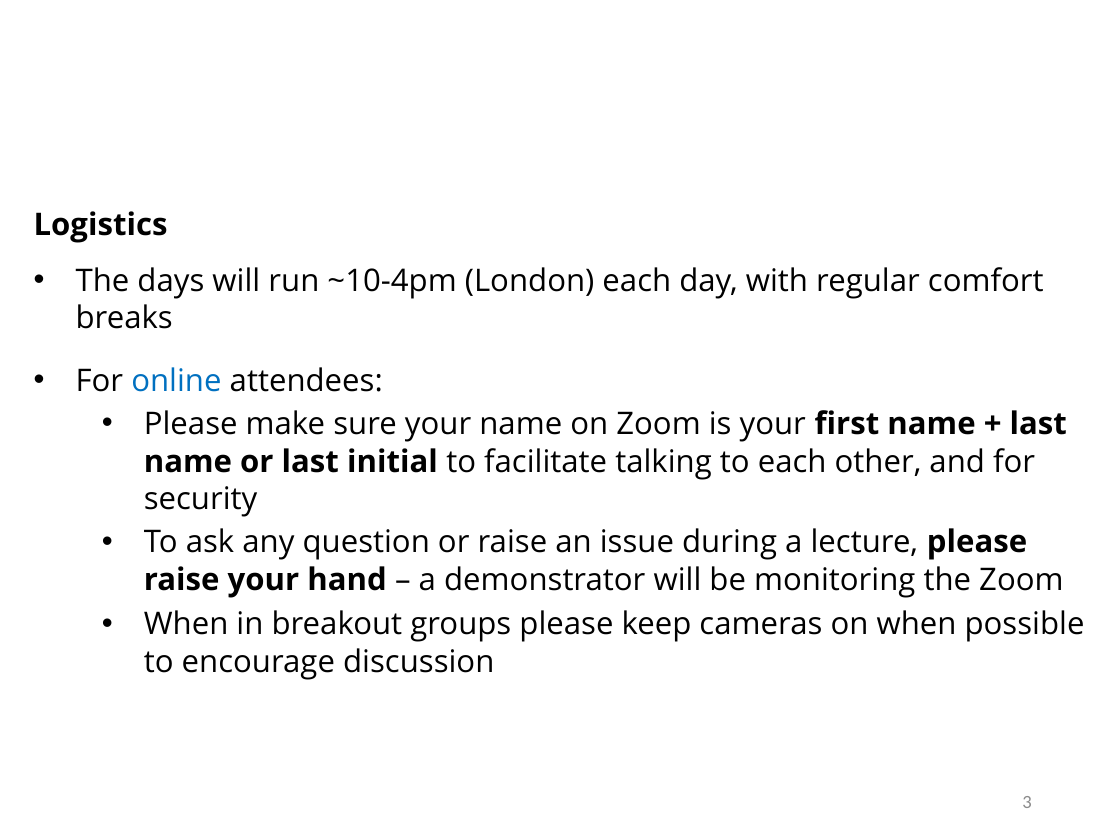
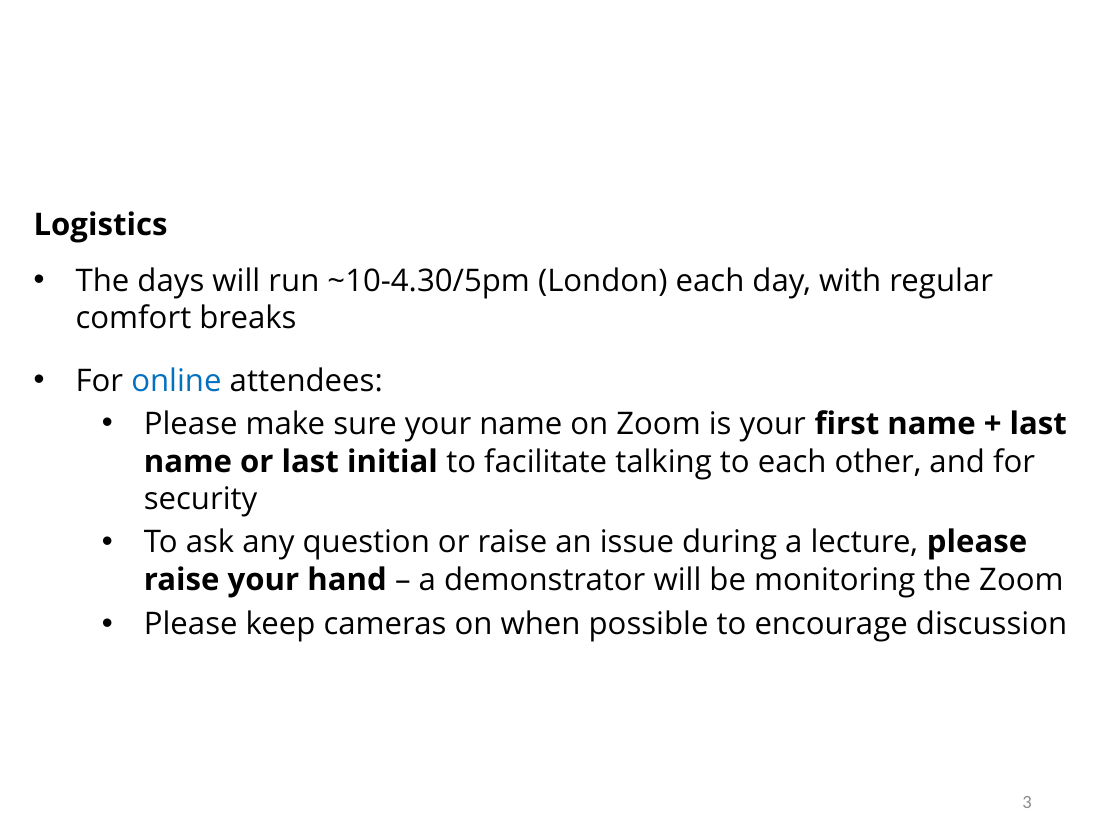
Before and after one commit to cmmid/mtm, a slide deck: slide 4 of slides/Lecture_01_Intro.pptx. Drawn at 1120x840 pixels with LibreOffice and Linux fonts; fonts in the diff are those of the drawing; background and template pictures are left out. Boxes give left, top, right and bottom in pixels: in the first picture for what was removed or moved away, otherwise in the second. Text is boxed around its words. In the diff, an @@ line names an element or a change of style, - is before the commit and + after.

```diff
--- a/slides/Lecture_01_Intro.pptx
+++ b/slides/Lecture_01_Intro.pptx
@@ text at bbox=[76, 267, 993, 329]: text changed @@
-• The days will run ~10-4pm (London) each day, with regular comfort breaks
+• The days will run ~10-4.30/5pm (London) each day, with regular comfort breaks
@@ text at bbox=[144, 610, 1067, 642]: text changed @@
-  • When in breakout groups please keep cameras on when possible to encourage discussion
+  • Please keep cameras on when possible to encourage discussion
```
Also in this commit, not shown: 3 other slides changed, 1 other file.
